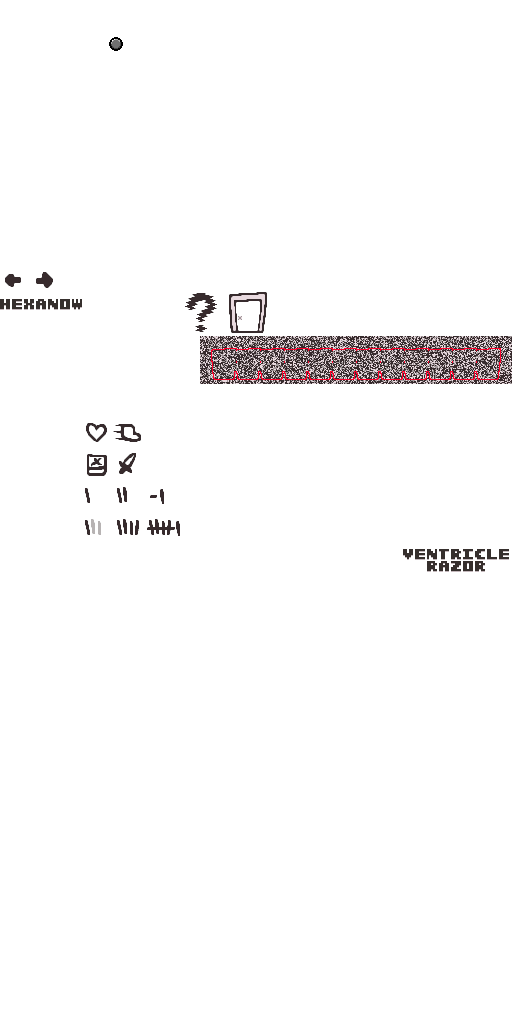
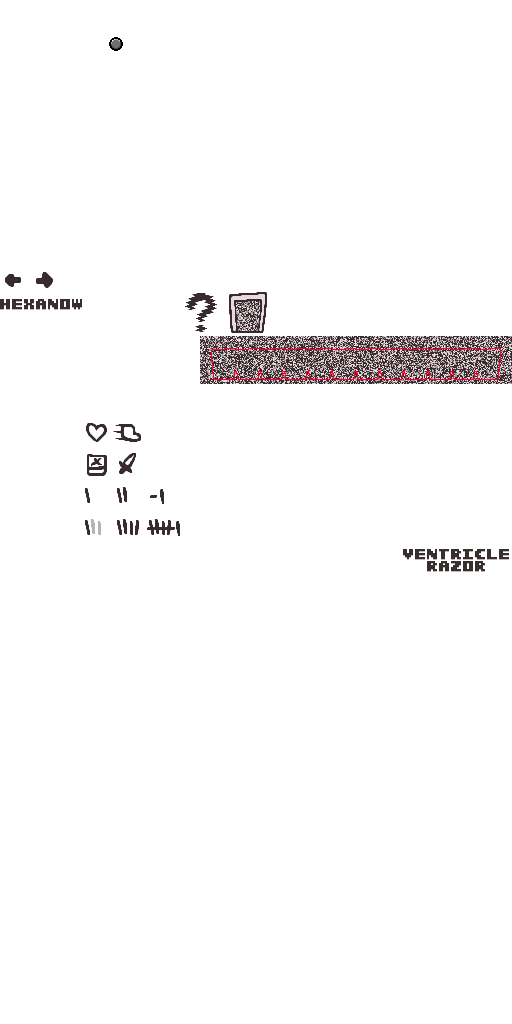
Revision of a layered w=512, h=1024 image; what changed, layer by layer:
hid group "base" (4 layers) over [236, 301, 260, 331]
